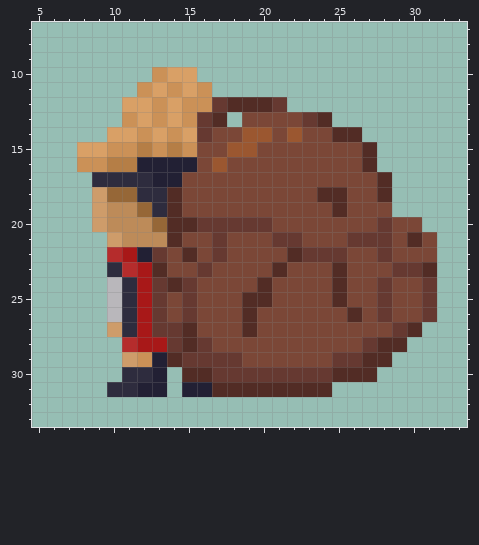
Two versions of one pixel-art file, Assets/Sprites/Survivor/Player/Sancho.aseprite. The first picture shows the starting point.
42x40 pixels, 1 frame. Shown: x 5..33, y 7..33.
The result:
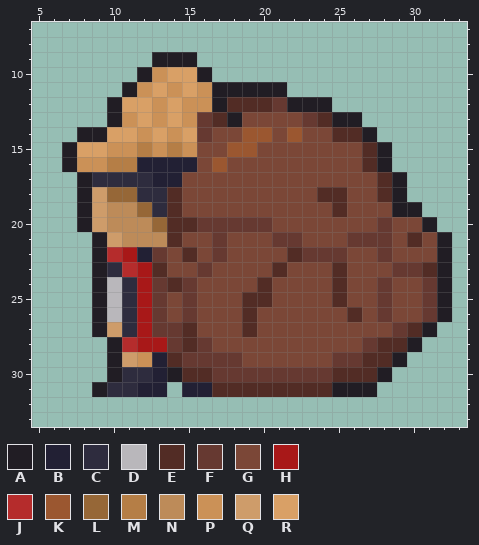
Palette (. is transparent): A #211d24  B #222034  C #2e2c3e  D #b9b7bb  E #522c25  F #663931  G #7b4737  H #a81818  J #b52c2c  K #9b5730  L #966737  M #b57e46  N #bd8b59  P #cb9157  Q #ce9c6a  R #d9a066
The exact change:
y 9: x 13..15 ... -> AAA
y 10: x 12 . -> A; x 16 . -> A
y 11: x 11 . -> A; x 17..21 ..... -> AAAAA
y 12: x 10 . -> A; x 17 F -> A; x 22..24 ... -> AAA
y 13: x 10 . -> A; x 18 . -> A; x 25..26 .. -> AA
y 14: x 8..9 .. -> AA; x 27 . -> A
y 15..16: x 7 . -> A; x 28 . -> A
y 17..18: x 8 . -> A; x 29 . -> A
y 19: x 8 . -> A; x 29..30 .. -> AA
y 20: x 8 . -> A; x 31 . -> A
y 21..26: x 9 . -> A; x 32 . -> A
y 27: x 9 . -> A; x 31 . -> A
y 28: x 10 . -> A; x 30 . -> A
y 29: x 10 . -> A; x 29 . -> A
y 30: x 10 . -> A; x 14 . -> A; x 28 . -> A
y 31: x 9 . -> A; x 25..27 ... -> AAA
